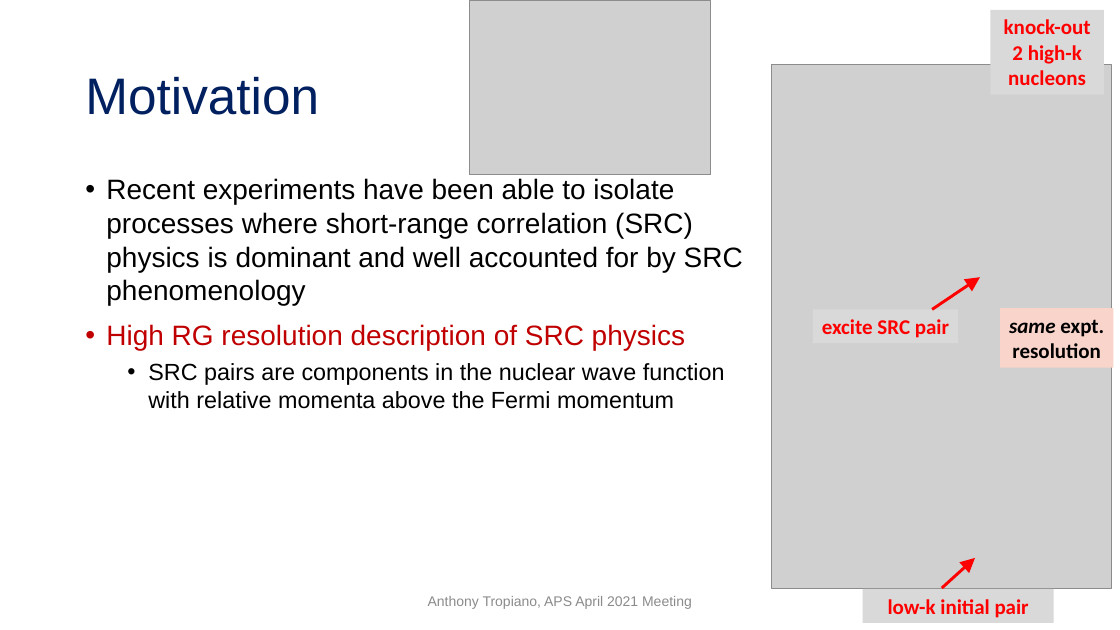
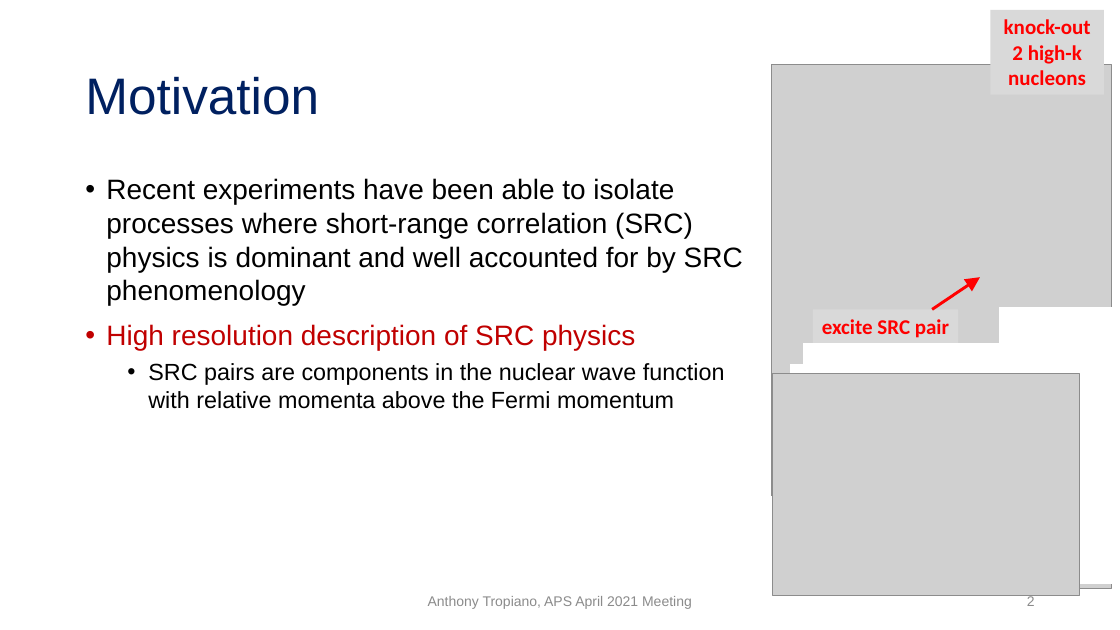
Before and after one commit to tropiano4/tropiano-srg, a slide deck: slide 2 of Presentations/APS_April2021/tropiano_aps_april2021.pptx. Drawn at 1120x630 pixels with LibreOffice and Linux fonts; fonts in the diff are those of the drawing; grey boxes stand for pictures. Boxes give left, top, right and bottom in pixels: in the first picture for what was removed or moved away, otherwise in the second. Text is boxed around its words. In the diff, an @@ line names an element or a change of style, - is before the commit and + after.

```diff
--- a/Presentations/APS_April2021/tropiano_aps_april2021.pptx
+++ b/Presentations/APS_April2021/tropiano_aps_april2021.pptx
@@ text at (106,324,635,351): text changed @@
-• High RG resolution description of SRC physics
+• High resolution description of SRC physics
@@ rectangle added at (1001,308,1114,352), fill #FFFFFF, outline #FFFFFF 1 pt @@
@@ rectangle added at (1001,308,1114,372), fill #FFFFFF, outline #FFFFFF 1 pt @@
@@ text in rectangle at (1009,319,1104,358): text removed @@
-same expt. resolution
@@ rectangle added at (803,344,1000,623), fill #FFFFFF, outline #FFFFFF 1 pt @@
@@ picture: place and size @@
-picture at (470,0,712,175)
+picture at (772,373,1079,595)
@@ rectangle added at (791,365,1113,584), fill #FFFFFF, outline #FFFFFF 1 pt @@
@@ rectangle added at (769,497,804,623), fill #FFFFFF, outline #FFFFFF 1 pt @@
@@ arrow removed from (942, 588) to (975, 558) @@
@@ text "low-k initial pair" rewrapped from (863,589,1054,623) to (823,595,964,621) @@
```
Also in this commit, not shown: 12 other slides changed, 10 slides added, 3 slides removed, 2 other files.
